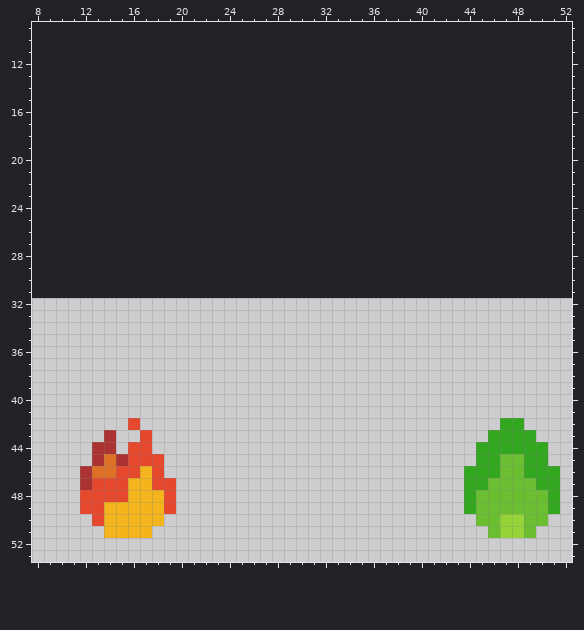
File history of a pixel-art sprite, Assets/_Art/UI/status-effect-icon.png. Above, as it was before the edit.
The file is 64x32 pixels. Shown: x 8..52, y 9..53. The old version is drawn lined up with the new one, on the new canvas.
New version:
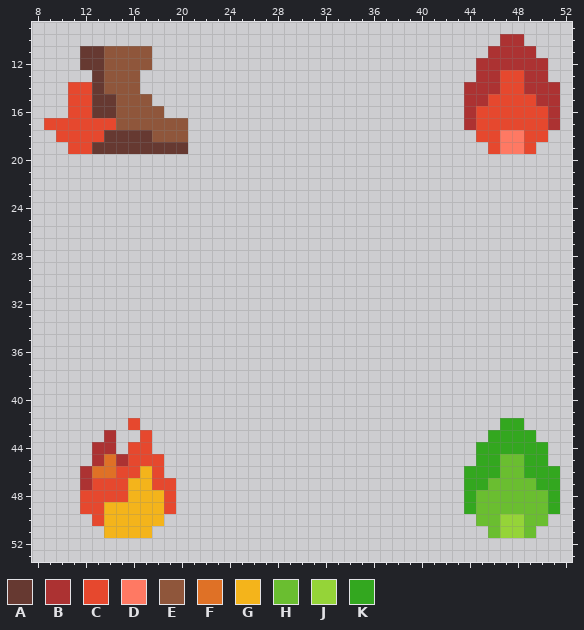
Palette (. is transparent): A #663931  B #ac3232  C #e6482e  D #ff7963  E #8f563b  F #df7126  G #f4b41b  H #6abe30  J #95d438  K #33a71f
Difference:
canvas 64x32 -> 64x64, the old top-left corner now at 0,32
Colour A is added in rows 11 to 12 at x 12 to 13; in rows 13 to 14 at x 13; in rows 15 to 16 at x 13 to 14; in row 18 at x 14 to 17; in row 19 at x 13 to 20.
Colour B is added in row 10 at x 47 to 48; in row 11 at x 46 to 49; in row 12 at x 45 to 50; in row 13 at x 45 to 46 and 49 to 50; in row 14 at x 44 to 46 and 49 to 51; in row 15 at x 44 to 45 and 50 to 51.
Colour B is added in rows 16 to 17 at x 44 and 51.
Colour C is added in row 13 at x 47 to 48; in row 14 at x 11 to 12 and 47 to 48; in row 15 at x 11 to 12 and 46 to 49; in row 16 at x 11 to 12 and 45 to 50; in row 17 at x 9 to 14 and 45 to 50; in row 18 at x 10 to 13, 45 to 46 and 49 to 50.
Colour C is added in row 19 at x 11 to 12, 46 and 49.
Colour D is added in rows 18 to 19 at x 47 to 48.
Colour E is added in rows 11 to 12 at x 14 to 17; in rows 13 to 14 at x 14 to 16; in row 15 at x 15 to 17; in row 16 at x 15 to 18; in row 17 at x 15 to 20; in row 18 at x 18 to 20.
Changed places in both pictures, as pixel boxes (x1, y1, x2, y2):
added: (464, 34, 560, 154)
added: (44, 46, 188, 154)
